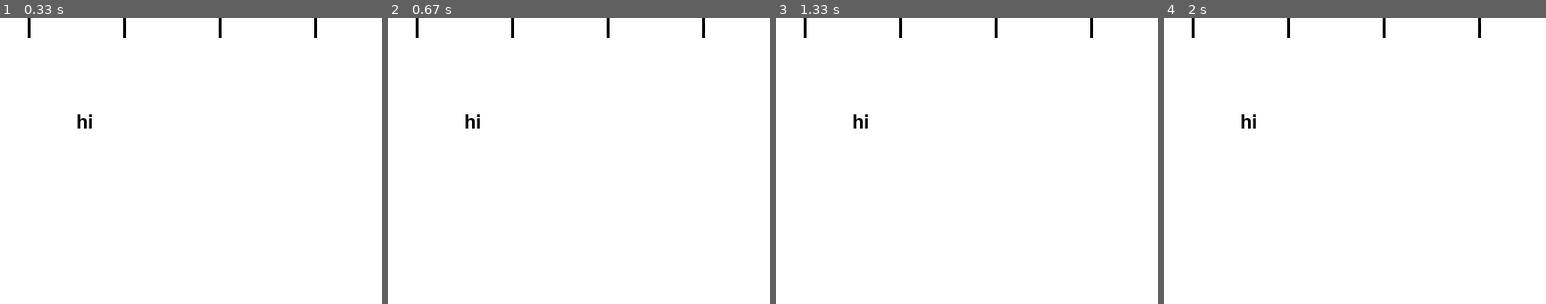
Above: before the commit, frames 1-4 (left to right).
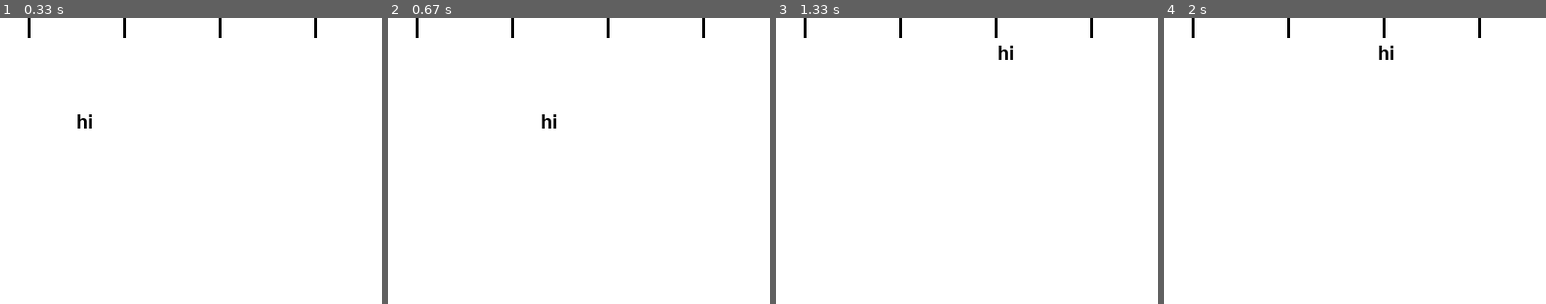
Above: after the commit, the same moments.

Repository: PhillipsJo860/pygame-template
Game: pygame game, started from game.py
Two runs of this game, one before a commit and one after it. Both use one fixed random seed, a clock stepped at 60 frames per second and the inputs below.
Inputs:
- Up to frame 1 (0.33 s): no input
- Up to frame 2 (0.67 s): hold D from 0.33 s (still down)
- Up to frame 3 (1.33 s): release D at 0.8 s; hold W 0.83-1.13 s; hold D from 1.17 s (still down)
- Up to frame 4 (2 s): release D at 1.63 s; hold A from 1.67 s (still down)
The pictures show only the part of the screen within x 9-59%, y 0-50%; the shares and areas given below are measured in that part.

Frame 1 is identical in both runs. In frame 2, 0.3% of the frame differs, in the area x 20-45%, y 33-39%; in frame 3, 0.3%; in frame 4, 0.3%.

Commit message:
Update game.py

Diff:
--- a/game.py
+++ b/game.py
@@ -9,14 +9,29 @@
     pygame.display.set_caption(config.TITLE)
     return screen
 
-def handle_events():
+def handle_events(item_position):
     for event in pygame.event.get():
         if event.type == pygame.QUIT:
-            return False
+            return item_position, False
         elif event.type == pygame.KEYDOWN:
             if event.key == pygame.K_ESCAPE:
                 return False
-    return True
+
+    keys = pygame.key.get_pressed()
+    if keys[pygame.K_w]:
+        item_position[1] -= 4
+    if keys[pygame.K_s]:
+        item_position[1] += 4
+    if keys[pygame.K_a]:
+        item_position[0] -= 4
+    if keys[pygame.K_d]:
+        item_position[0] += 4
+
+    return item_position, True
+
+
+    # return True
+
 
 # text_font = pygame.font.Font(None, 30)
 
@@ -51,21 +66,11 @@
     text = 'hi'
 
     while running:
-        running = handle_events()
+        running = handle_events(text_position)
         screen.fill(config.COLOR_WHITE)
 
 
         draw_text(screen, text, 30, config.COLOR_BLACK, text_position)
-
-        # keys = pygame.key.get_pressed()
-        # if keys[pygame.K_w]:
-        #     item_position[1] -= 4
-        # if keys[pygame.K_s]:
-        #     item_position[1] += 4
-        # if keys[pygame.K_a]:
-        #     item_position[0] -= 4
-        # if keys[pygame.K_d]:
-        #     item_position[0] += 4
 
         # Calling a grid (Comment this out after you are done coding)
         grid(screen)
